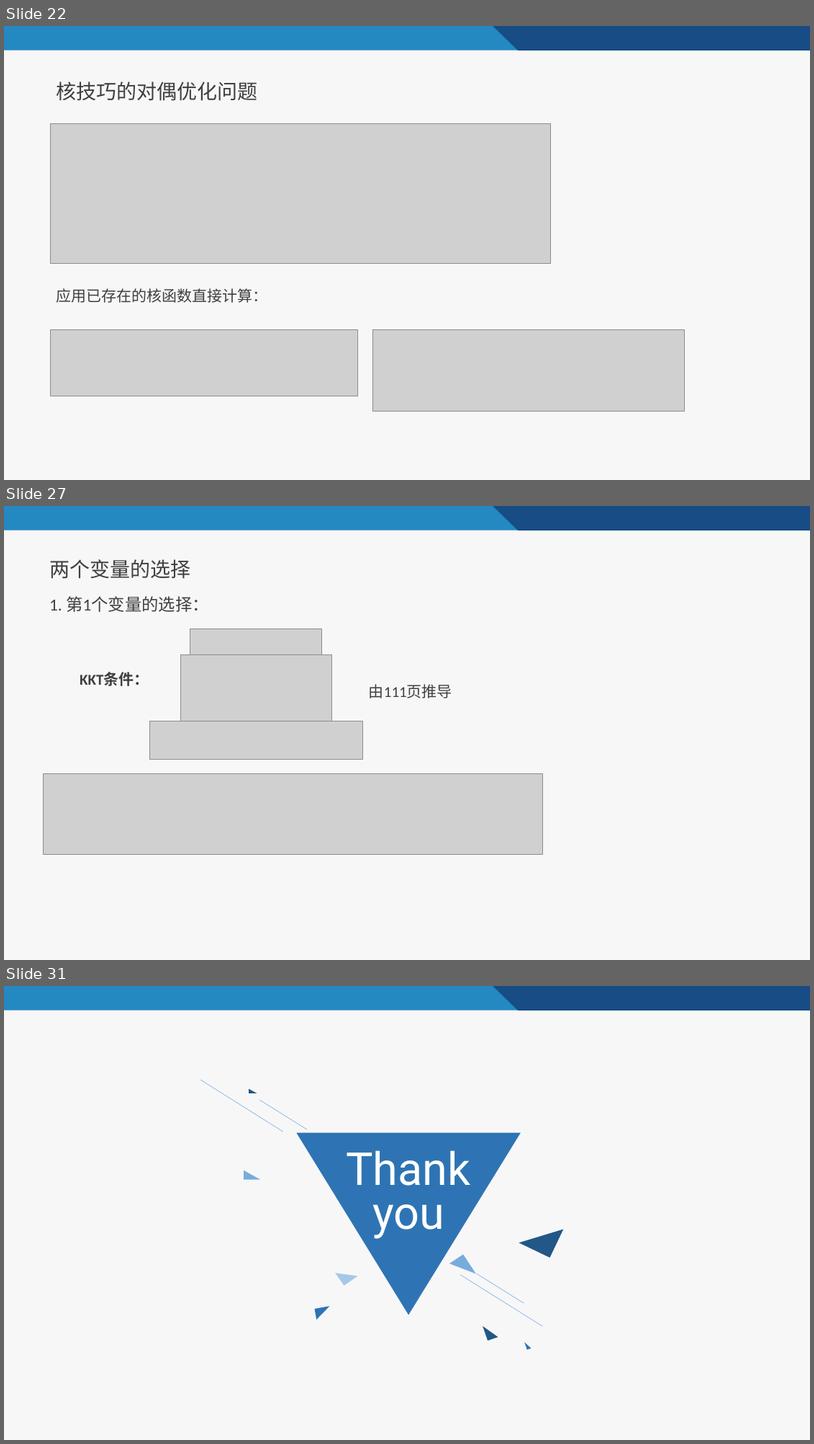
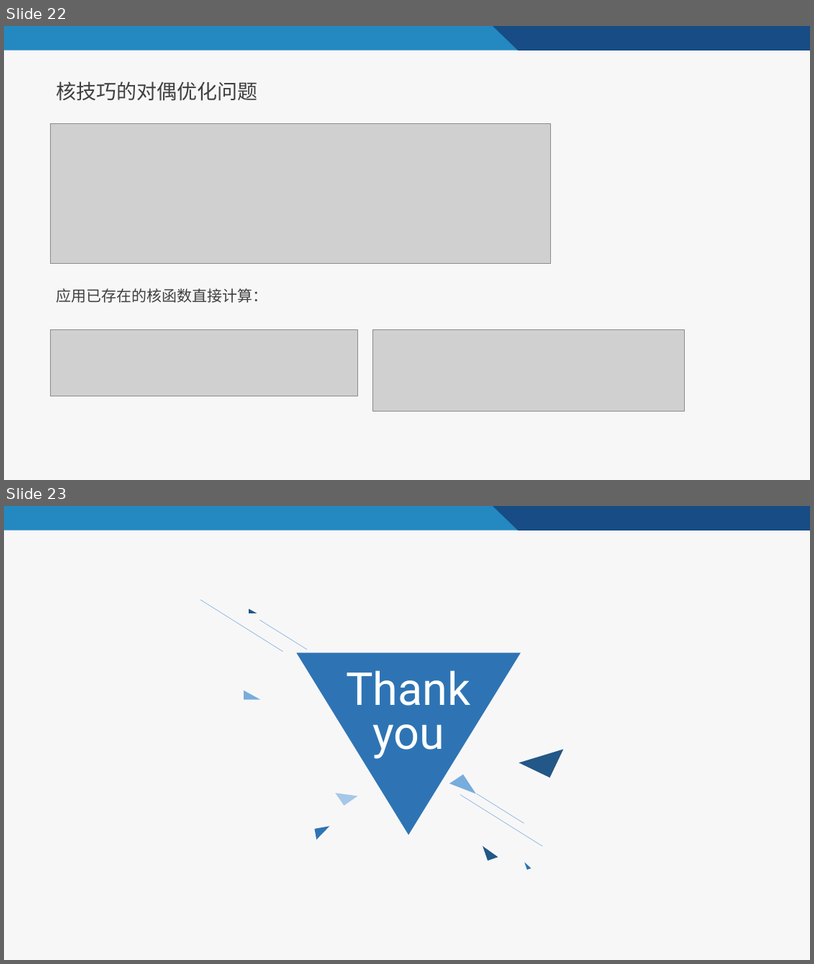
Before and after one commit to qiuliwang/MachineLearning, a slide deck: SVM/支持向量机.pptx. Shown one above the other, each under a label of ours: slides 22, 27 and 31 before the commit, slides 22 and 23 after it; the slides between them are not shown. The pictures are 814x1444 and 814x964 pixels, drawn with LibreOffice and Linux fonts; fonts in the diff are those of the drawing; grey boxes stand for pictures. Boxes give left, top, right and bottom in pixels: in the first picture for what was removed or moved away, otherwise in the second. Text is boxed around its words. In the diff, an @@ line names an element or a change of style, - is before the commit and + after.

```diff
--- a/SVM/支持向量机.pptx
+++ b/SVM/支持向量机.pptx
@@ slide 27 removed at (x1=4, y1=506, x2=810, y2=960), background #F7F7F8; not listed: 2 template elements that a slide beside it also shows @@
@@ text removed at (x1=49, y1=559, x2=190, y2=579) @@
-两个变量的选择
@@ text removed at (x1=49, y1=596, x2=209, y2=612) @@
-1. 第1个变量的选择：
@@ picture removed at (x1=190, y1=629, x2=322, y2=655) @@
@@ picture removed at (x1=180, y1=655, x2=332, y2=721) @@
@@ text removed at (x1=80, y1=672, x2=149, y2=686) @@
-KKT条件：
@@ text removed at (x1=369, y1=684, x2=453, y2=698) @@
-由111页推导
@@ picture removed at (x1=149, y1=721, x2=363, y2=759) @@
@@ picture removed at (x1=44, y1=774, x2=543, y2=854) @@
@@ what was slide 31 is now slide 23 @@
```
Also in this commit, not shown: 3 slides changed, 7 other slides removed, 4 other files.
